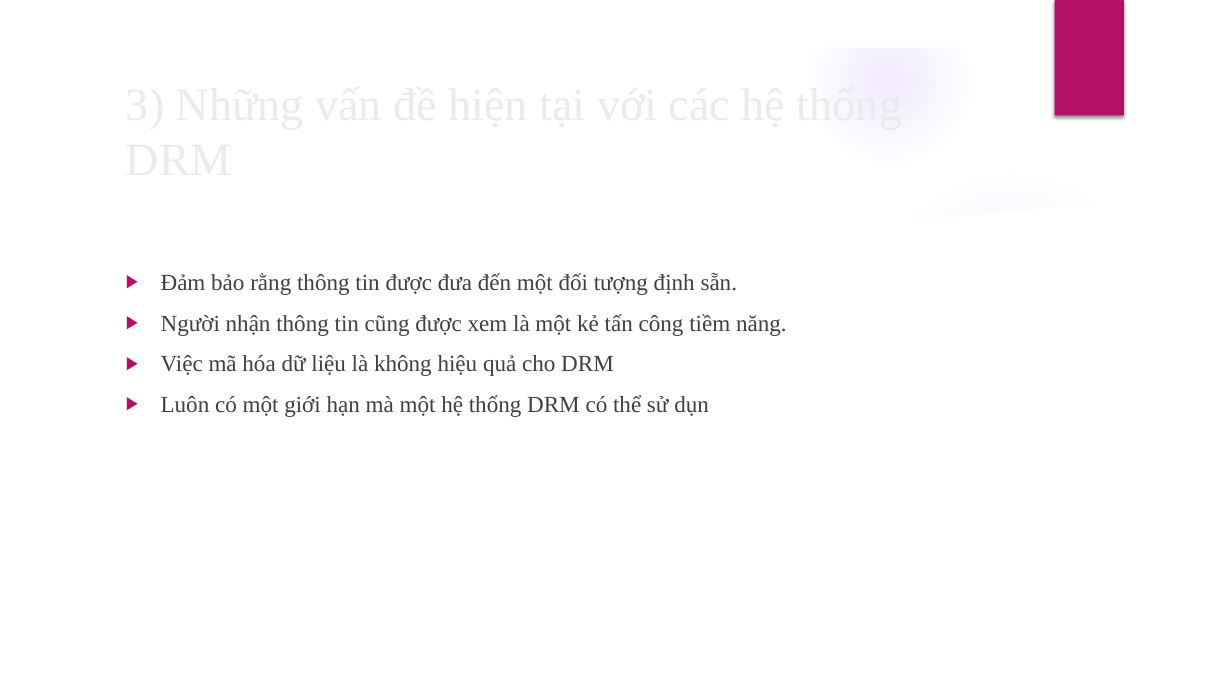
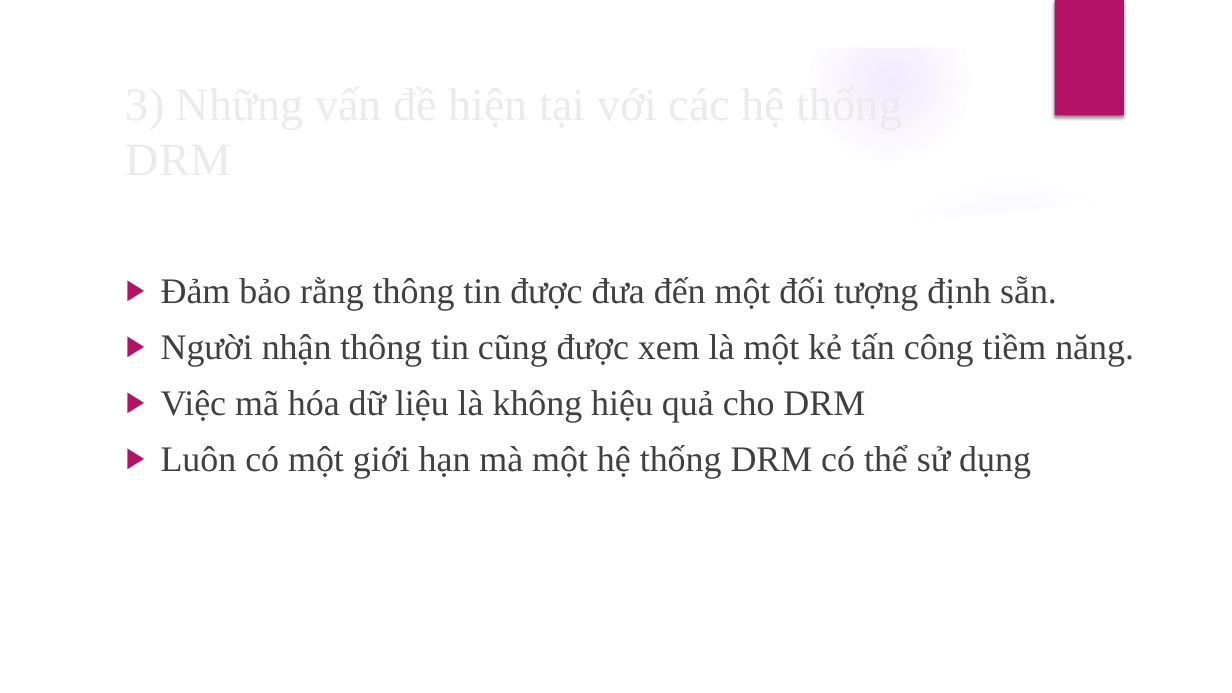
Before and after one commit to TruongThanhNam97/angular-audio, a slide deck: slide 8 of document/BC-LVTN.pptx. Drawn at 1232x693 pixels with LibreOffice and Linux fonts; fonts in the diff are those of the drawing; background and template pictures are left out. Boxes give left, top, right and bottom in pixels: in the first picture for what was removed or moved away, otherwise in the second. Text is boxed around its words. In the diff, an @@ line names an element or a change of style, - is before the commit and + after.

```diff
--- a/document/BC-LVTN.pptx
+++ b/document/BC-LVTN.pptx
@@ text at (161, 276, 1134, 423): size 18 to 28 pt in "Đảm bảo rằng thông tin được đưa ...", "Người nhận thông tin cũng được xem ...", "Việc mã hóa dữ liệu là không ..." @@
@@ text at (161, 445, 1031, 479): text changed; size 18 to 28 pt @@
-▶ Luôn có một giới hạn mà một hệ thống DRM có thể sử dụn
+▶ Luôn có một giới hạn mà một hệ thống DRM có thể sử dụng
```
Also in this commit, not shown: 10 other slides changed, 2 other files.
